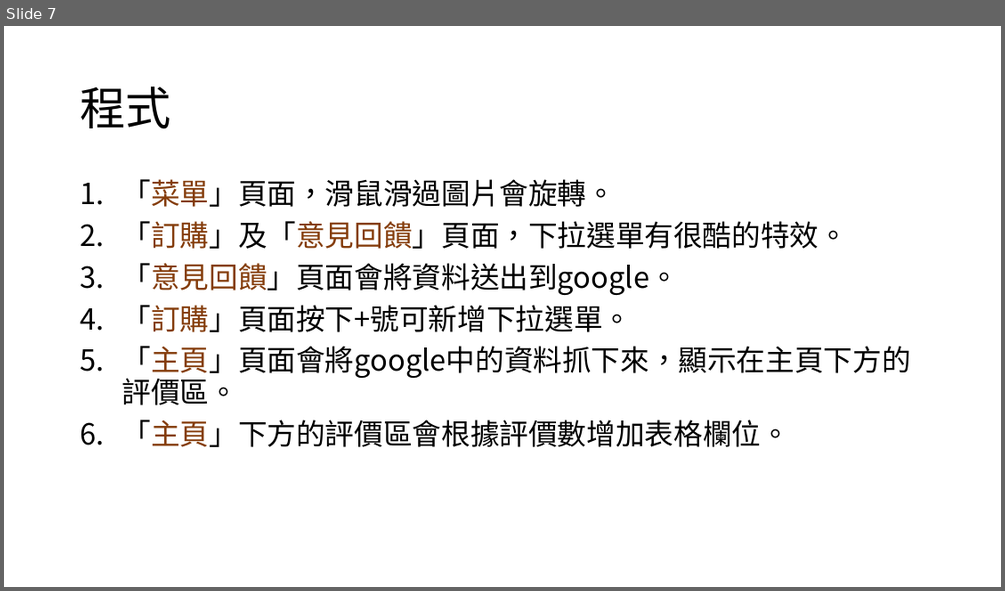
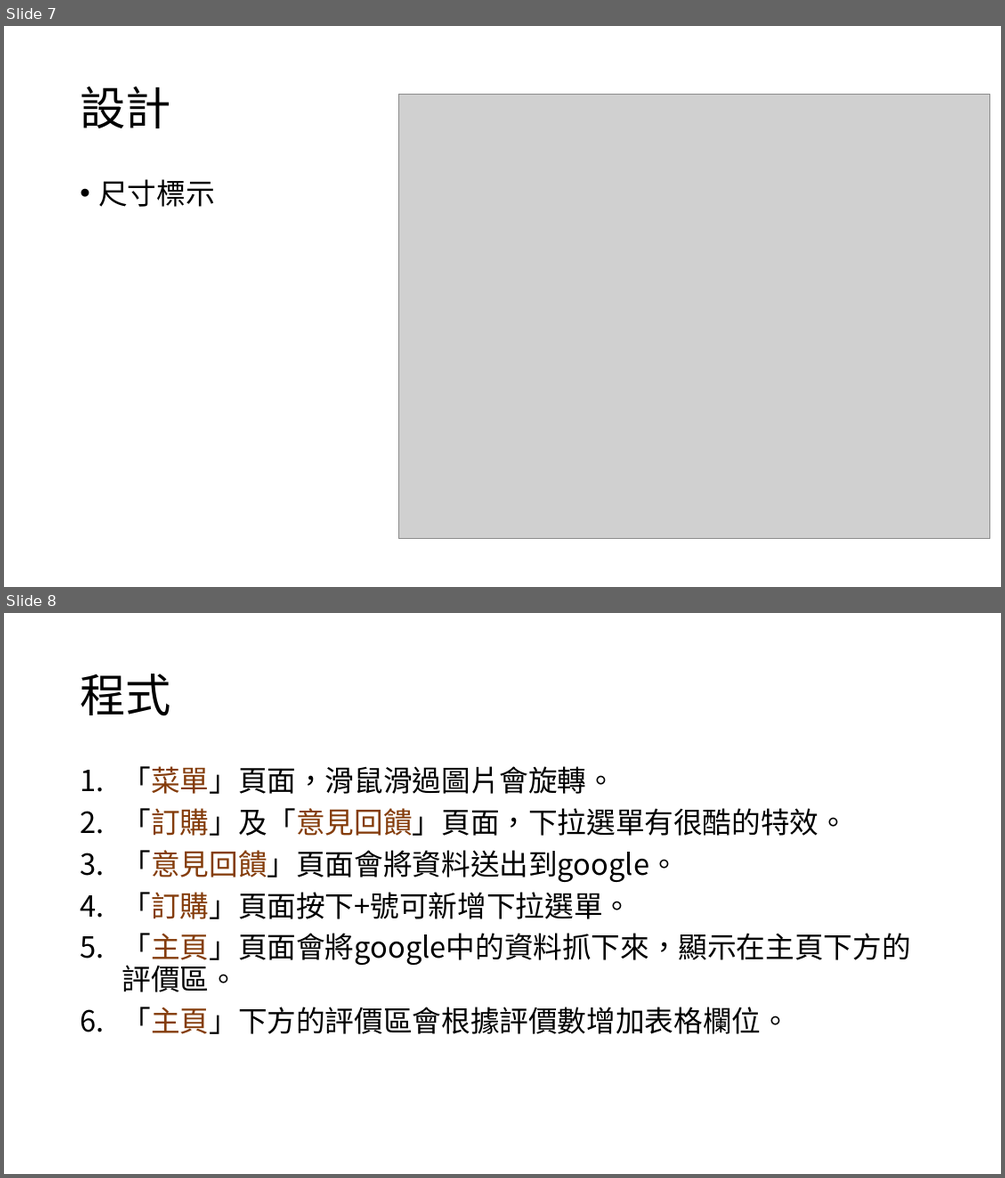
Before and after one commit to weichang0007/ntutVegetablesssssssssssssss, a slide deck: ppt.pptx. Shown one above the other, each under a label of ours: slide 7 before the commit, slides 7 and 8 after it. The pictures are 1005x591 and 1005x1178 pixels, drawn with LibreOffice and Linux fonts; fonts in the diff are those of the drawing; grey boxes stand for pictures. Boxes give left, top, right and bottom in pixels: in the first picture for what was removed or moved away, otherwise in the second. Text is boxed around its words. In the diff, an @@ line names an element or a change of style, - is before the commit and + after.

Commit message:
很快的標一標

```diff
--- a/ppt.pptx
+++ b/ppt.pptx
@@ slide 7 added at (4, 26, 1001, 587), background #FFFFFF @@
@@ title added at (80, 87, 171, 128), 44 pt, text #000000 @@
+設計
@@ picture added at (398, 94, 989, 539) @@
@@ text added at (98, 179, 215, 207), 28 pt, text #000000 @@
+• 尺寸標示
@@ what was slide 7 is now slide 8 @@
```
